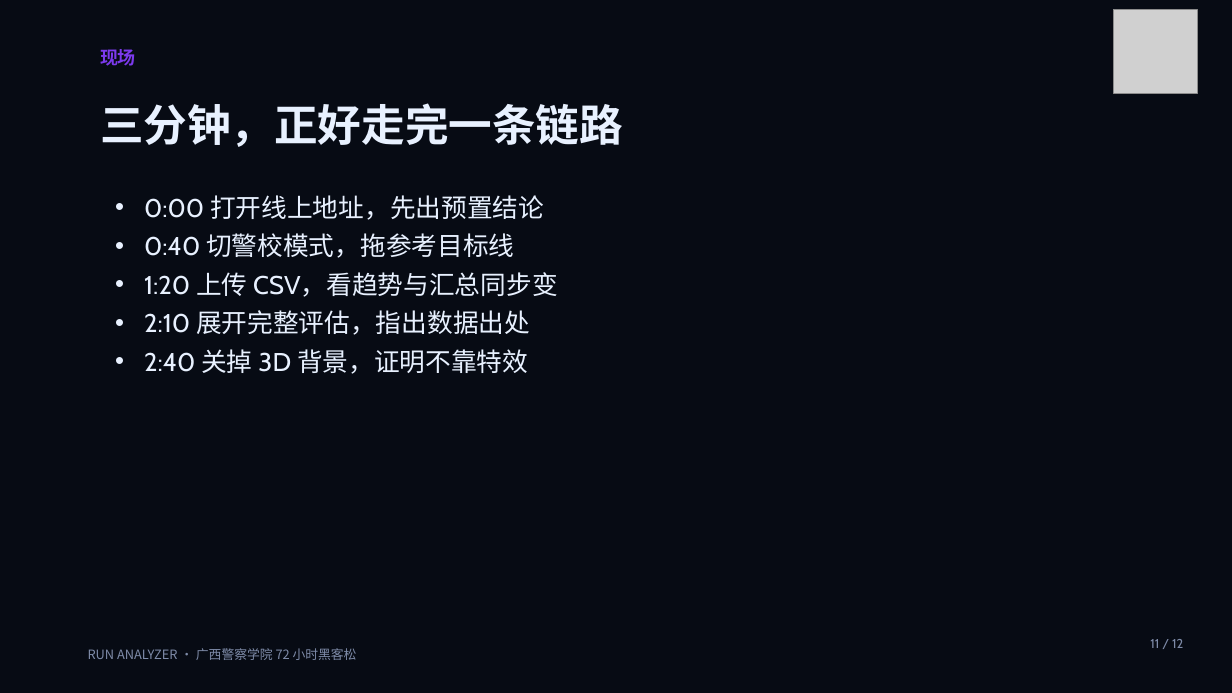
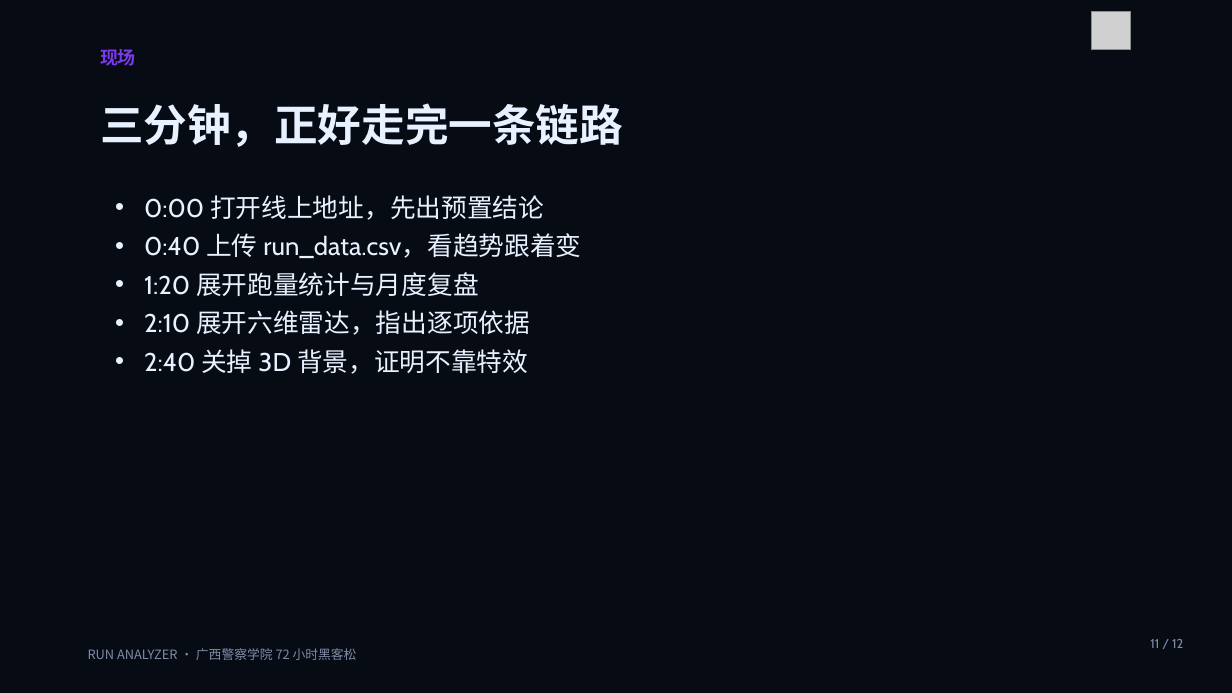
Before and after one commit to www0255/run.analyzer, a slide deck: slide 11 of hackathon/答辩多页PPT-dsh.pptx. Drawn at 1232x693 pixels with LibreOffice and Linux fonts; fonts in the diff are those of the drawing; grey boxes stand for pictures. Boxes give left, top, right and bottom in pixels: in the first picture for what was removed or moved away, otherwise in the second. Text is boxed around its words. In the diff, an @@ line names an element or a change of style, - is before the commit and + after.

Commit message:
12 页 deck 去警校化并重做第 6/7 页；讲稿与一页 PPT 讲法同步；删除孤儿演示结果与失效常量

```diff
--- a/hackathon/答辩多页PPT-dsh.pptx
+++ b/hackathon/答辩多页PPT-dsh.pptx
@@ picture: place and size @@
-picture at (1114,9,1198,93)
+picture at (1092,11,1130,50)
@@ text at (144,233,581,335): text changed @@
-• 0:40 切警校模式，拖参考目标线
-• 1:20 上传 CSV，看趋势与汇总同步变
-• 2:10 展开完整评估，指出数据出处
+• 0:40 上传 run_data.csv，看趋势跟着变
+• 1:20 展开跑量统计与月度复盘
+• 2:10 展开六维雷达，指出逐项依据
```
Also in this commit, not shown: 10 other slides changed, 1 slide added, 1 slide removed, 24 other files.
